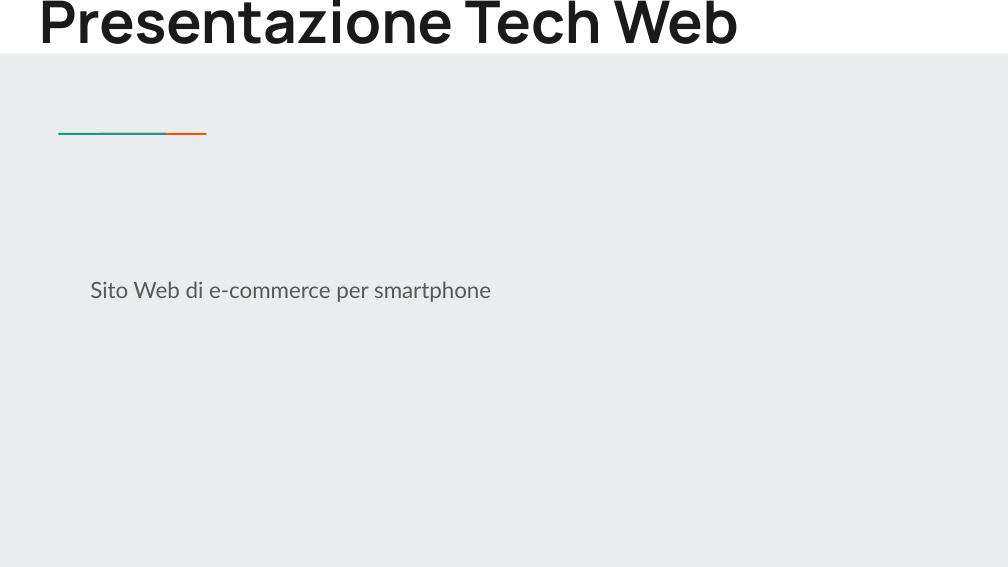
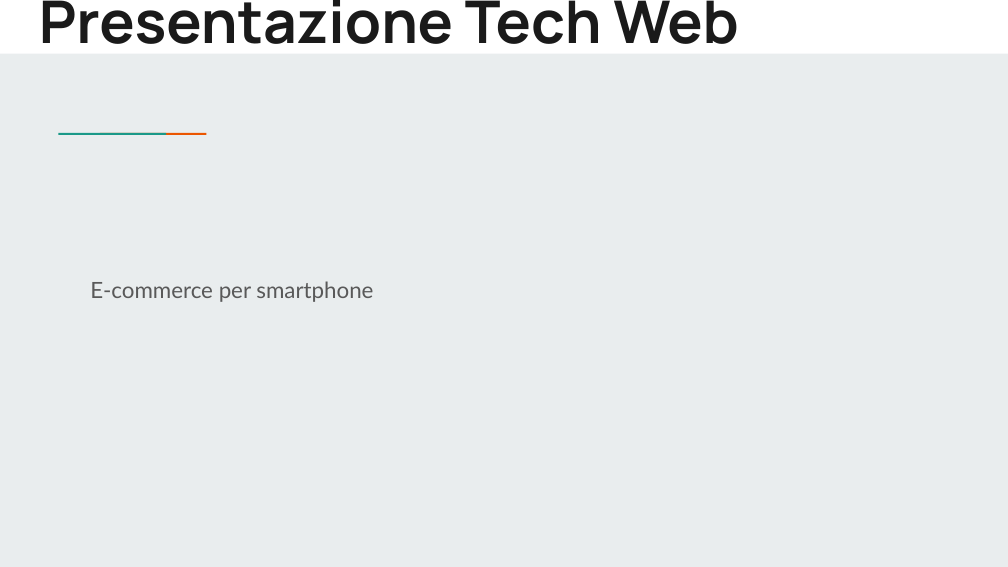
Before and after one commit to salvsant/E-commerce-di-smartphone, a slide deck: slide 1 of Presentazione Tech Web(3).pptx. Drawn at 1008x567 pixels with LibreOffice and Linux fonts; fonts in the diff are those of the drawing. Boxes give left, top, right and bottom in pixels: in the first picture for what was removed or moved away, otherwise in the second. Text is boxed around its words. In the diff, an @@ line names an element or a change of style, - is before the commit and + after.

```diff
--- a/Presentazione Tech Web(3).pptx
+++ b/Presentazione Tech Web(3).pptx
@@ subtitle at [90,281,373,302]: text changed @@
-Sito Web di e-commerce per smartphone
+E-commerce per smartphone
```
Also in this commit, not shown: 1 other slide changed.
